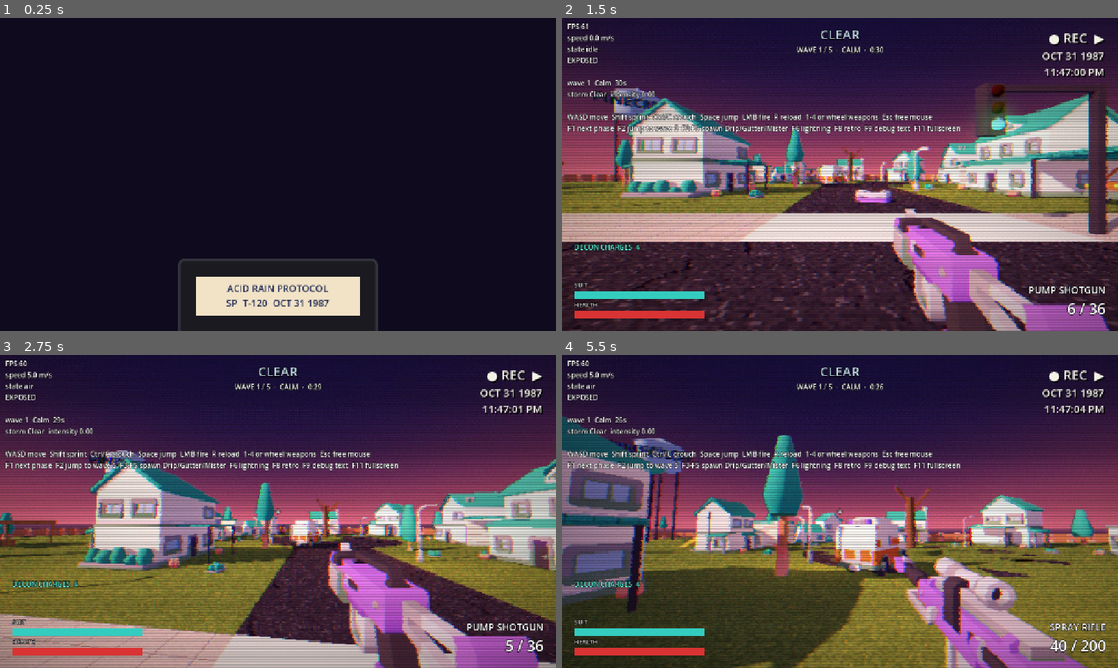
Above: before the commit, frames 1-4 (two rows, left to right).
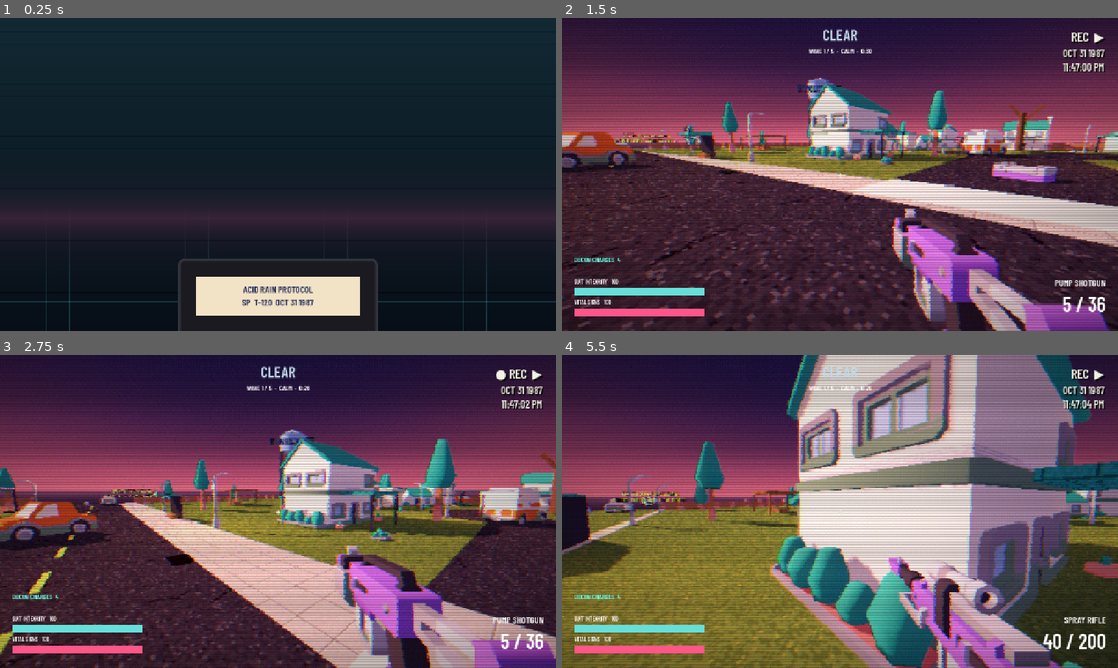
Above: after the commit, the same moments.

Repository: SamuelGrady/fallout-forecast
Game: Godot game, scene res://ui/title.tscn
Two runs of this game, one before a commit and one after it. Both use one fixed random seed, a clock stepped at 60 frames per second and the inputs below. Sound files missing from this copy of the repository are replaced by a short silence.
Inputs (mouse positions are in pixels of both pictures, inside the frame that each line leads up to):
- Up to frame 1 (0.25 s): no input
- Up to frame 2 (1.5 s): tap Enter at 0.5 s; move the mouse to (962, 158) at 0.52 s; hold D (move_right) 0.53-1.25 s; hold Ctrl (crouch) 0.53-1.25 s; click (962, 158) at 0.67 s; tap Space (jump) at 0.77 s; click (840, 187) at 1.25 s, where only the run before the commit has a clickable "PLAY"
- Up to frame 3 (2.75 s): move the mouse to (250, 511) at 2.02 s; hold W (move_forward) from 2.03 s (still down); click (250, 511) at 2.1 s; tap Space (jump) at 2.27 s
- Up to frame 4 (5.5 s): keep holding W (move_forward); move the mouse to (851, 505) at 2.77 s; hold E (interact) 2.78-3.53 s; move the mouse to (834, 517) at 3.52 s; tap Shift (sprint) at 3.6 s; tap Space (jump) at 3.77, 4.52, 5.27 s; move the mouse to (878, 514) at 4.27 s; tap T (use_item) at 4.35 s; tap R (reload) at 4.9 s; move the mouse to (795, 508) at 5.02 s; tap Mouse wheel down (weapon_next) at 5.1 s

The runs differ from the first frame. In frame 1, 29% of the frame differs, in the area x 0-100%, y 0-100%; in frame 2, 62%; in frame 3, 77%; in frame 4, 86%.

Commit message:
Style menus and HUD with bundled broadcast typography

Diff:
--- a/retro/retro_screen.gd
+++ b/retro/retro_screen.gd
@@ -34,6 +34,8 @@
 	get_tree().node_added.connect(_on_node_added)
 	_convert_tree.call_deferred(get_tree().root)
 	_apply_enabled()
+	rec.add_theme_font_override("font", BroadcastUI.FONT)
+	stamp.add_theme_font_override("font", BroadcastUI.FONT)
 
 
 func _unhandled_input(event: InputEvent) -> void:
--- /dev/null
+++ b/ui/broadcast_ui.gd
@@ -0,0 +1,76 @@
+class_name BroadcastUI
+extends RefCounted
+
+const FONT := preload("res://assets/fonts/BarlowCondensed-SemiBold.ttf")
+const INK := Color("#0c1422")
+const PAPER := Color("#e8e9d5")
+const CYAN := Color("#66dfda")
+const PINK := Color("#ff5689")
+
+static func panel(color := INK, accent := CYAN) -> StyleBoxFlat:
+	var style := StyleBoxFlat.new()
+	style.bg_color = color
+	style.border_color = accent
+	style.border_width_left = 3
+	style.set_content_margin_all(18)
+	return style
+
+static func theme() -> Theme:
+	var result := Theme.new()
+	result.default_font = FONT
+	result.default_font_size = 22
+	result.set_color("font_color", "Label", PAPER)
+	for state in ["normal", "hover", "pressed", "focus"]:
+		var style := panel(Color("#182837") if state == "normal" else Color("#274452"))
+		style.border_width_left = 4
+		result.set_stylebox(state, "Button", style)
+	result.set_color("font_color", "Button", PAPER)
+	result.set_color("font_hover_color", "Button", CYAN)
+	result.set_font_size("font_size", "Button", 26)
+	result.set_stylebox("panel", "PanelContainer", panel())
+	result.set_stylebox("slider", "HSlider", panel(Color("#263747"), Color("#263747")))
+	result.set_stylebox("grabber_area", "HSlider", panel(CYAN, CYAN))
+	return result
+
+static func apply(node: Node) -> void:
+	if node is Control:
+		node.theme = theme()
+		node.mouse_filter = Control.MOUSE_FILTER_IGNORE if node is Label else node.mouse_filter
+	for child in node.get_children():
+		apply(child)
+	if node is Label:
+		node.add_theme_constant_override("outline_size", 0)
+		node.add_theme_font_override("font", FONT)
+	if node is ProgressBar:
+		bar(node, CYAN)
+
+static func bar(control: ProgressBar, color: Color) -> void:
+	var background := panel(Color("#142331"), Color("#314655"))
+	background.border_width_left = 0
+	background.set_content_margin_all(0)
+	var fill := background.duplicate()
+	fill.bg_color = color
+	control.add_theme_stylebox_override("background", background)
+	control.add_theme_stylebox_override("fill", fill)
+
+static func backdrop(parent: Control) -> void:
+	var background := ColorRect.new()
+	background.set_anchors_and_offsets_preset(Control.PRESET_FULL_RECT)
+	background.mouse_filter = Control.MOUSE_FILTER_IGNORE
+	var material := ShaderMaterial.new()
+	var shader := Shader.new()
+	shader.code = """shader_type canvas_item;
+void fragment() {
+	vec2 uv = UV;
+	vec3 base = mix(vec3(.025,.055,.09), vec3(.07,.16,.20), 1.0-uv.y);
+	float horizon = exp(-abs(uv.y-.64)*16.0);
+	base += vec3(.18,.045,.09)*horizon;
+	float lines = step(.97,fract(uv.y*180.0))*.025;
+	float grid = step(.985,fract(uv.x*24.0)) + step(.98,fract(uv.y*32.0));
+	base += vec3(.06,.16,.17)*grid*smoothstep(.55,1.0,uv.y);
+	COLOR = vec4(base-lines,1.0);
+}"""
+	material.shader = shader
+	background.material = material
+	parent.add_child(background)
+	parent.move_child(background, 0)
--- a/ui/debug_hud.gd
+++ b/ui/debug_hud.gd
@@ -3,6 +3,10 @@
 ## F9 toggles it.
 
 @onready var info: Label = $Info
+
+
+func _ready() -> void:
+	visible = false
 
 
 func _unhandled_input(event: InputEvent) -> void:
--- a/ui/hud.gd
+++ b/ui/hud.gd
@@ -77,12 +77,12 @@
 	_decon.position = Vector2(28, 0)
 	_decon.set_anchors_and_offsets_preset(Control.PRESET_BOTTOM_LEFT)
 	_decon.offset_left = 28
-	_decon.offset_top = -205
+	_decon.offset_top = -174
 	_style(_decon, 16, Color(0.4, 1, 0.9))
 	add_child(_decon)
 	_tarp.set_anchors_and_offsets_preset(Control.PRESET_BOTTOM_LEFT)
 	_tarp.offset_left = 28
-	_tarp.offset_top = -228
+	_tarp.offset_top = -200
 	_style(_tarp, 16, Color(0.6, 0.8, 1))
 	add_child(_tarp)
 
@@ -116,6 +116,24 @@
 	var fill := StyleBoxFlat.new(); fill.bg_color = Color("8FD65A")
 	_boss_bar.add_theme_stylebox_override("fill", fill)
 	add_child(_boss_bar)
+	for child in get_children():
+		BroadcastUI.apply(child)
+	BroadcastUI.bar(health_bar, BroadcastUI.PINK)
+	BroadcastUI.bar(_boss_bar, Color("#b8e56d"))
+	for box in [$BottomLeft, $BottomRight, $TopCenter]:
+		var backing := Panel.new()
+		backing.mouse_filter = Control.MOUSE_FILTER_IGNORE
+		backing.set_anchors_and_offsets_preset(Control.PRESET_FULL_RECT)
+		backing.offset_left = -14
+		backing.offset_top = -10
+		backing.offset_right = 14
+		backing.offset_bottom = 10
+		backing.add_theme_stylebox_override("panel", BroadcastUI.panel(Color(0.03, 0.06, 0.1, 0.86)))
+		box.add_child(backing)
+		backing.show_behind_parent = true
+		box.add_theme_constant_override("separation", 6)
+	storm_label.add_theme_font_size_override("font_size", 36)
+	ammo_label.add_theme_font_size_override("font_size", 48)
 
 
 func _style(l: Label, size: int, color: Color) -> void:
@@ -185,6 +203,8 @@
 		_banner_left -= get_process_delta_time()
 		_banner.visible = _banner_left > 0.0
 	suit_bar.value = _num(player, "suit_integrity", 100.0)
+	$BottomLeft/SuitText.text = "SUIT INTEGRITY   %03d" % int(suit_bar.value)
+	$BottomLeft/HealthText.text = "VITAL SIGNS   %03d" % int(health_bar.value)
 	var exposed_in_rain: bool = player.get("exposed") != false and WeatherManager.is_raining()
 	exposed_label.visible = exposed_in_rain
 	if exposed_in_rain:
@@ -211,6 +231,7 @@
 		if not _cards.has(other):
 			var card := TeammateCard.instantiate()
 			teammates.add_child(card)
+			BroadcastUI.apply(card)
 			_cards[other] = card
 		var c: Control = _cards[other]
 		var display = other.get("display_name")
--- a/ui/results.gd
+++ b/ui/results.gd
@@ -7,12 +7,15 @@
 
 
 func _ready() -> void:
+	theme = BroadcastUI.theme()
 	Input.mouse_mode = Input.MOUSE_MODE_VISIBLE
 	set_anchors_preset(Control.PRESET_FULL_RECT)
 	var bg := ColorRect.new()
 	bg.color = Color("100A1E")
 	bg.set_anchors_preset(Control.PRESET_FULL_RECT)
 	add_child(bg)
+	BroadcastUI.backdrop(self)
+	bg.queue_free()
 	var r: Dictionary = GameManager.last_results
 	var won: bool = r.get("won", false)
 	var box := VBoxContainer.new()
@@ -20,12 +23,16 @@
 	box.grow_horizontal = Control.GROW_DIRECTION_BOTH
 	box.grow_vertical = Control.GROW_DIRECTION_BOTH
 	box.alignment = BoxContainer.ALIGNMENT_CENTER
-	box.add_theme_constant_override("separation", 14)
+	box.add_theme_constant_override("separation", 26)
+	box.offset_left = -520
+	box.offset_right = 520
+	box.offset_top = -210
 	add_child(box)
 	_label(box, "PINECREST IS SAFE" if won else "PINECREST IS LOST", 60, Color("8FD65A") if won else Color("FF3EA5"))
 	_label(box, "WAVES SURVIVED: %d / %d" % [int(r.get("waves", 0)), WeatherManager.FINAL_WAVE], 28, Color("F2E3C6"))
 	var grid := GridContainer.new()
 	grid.columns = 5
+	grid.size_flags_horizontal = Control.SIZE_SHRINK_CENTER
 	grid.add_theme_constant_override("h_separation", 36)
 	grid.add_theme_constant_override("v_separation", 8)
 	box.add_child(grid)
@@ -56,7 +63,7 @@
 	l.add_theme_font_size_override("font_size", size)
 	l.add_theme_color_override("font_color", color)
 	l.add_theme_color_override("font_outline_color", Color.BLACK)
-	l.add_theme_constant_override("outline_size", 6)
+	l.add_theme_constant_override("outline_size", 0)
 	parent.add_child(l)
 
 
--- a/ui/slot_reel.gd
+++ b/ui/slot_reel.gd
@@ -22,6 +22,7 @@
 	layer = 2
 	_table = load("res://game/mutation_table.tres")
 	_build()
+	BroadcastUI.apply(_panel)
 	_panel.visible = false
 	var roll: Node = GameManager.mutations
 	roll.roll_started.connect(_on_started)
@@ -39,8 +40,9 @@
 	var sb := StyleBoxFlat.new()
 	sb.bg_color = Color(0.08, 0.05, 0.15, 0.85)
 	sb.border_color = Color("FF3EA5")
-	sb.set_border_width_all(4)
-	sb.set_corner_radius_all(10)
+	sb.set_border_width_all(1)
+	sb.border_width_top = 4
+	sb.set_corner_radius_all(0)
 	sb.set_content_margin_all(18)
 	_panel.add_theme_stylebox_override("panel", sb)
 	add_child(_panel)
@@ -58,7 +60,7 @@
 	for i in 3:
 		var cell := PanelContainer.new()
 		var cs := StyleBoxFlat.new()
-		cs.bg_color = Color(0.95, 0.92, 0.85)
+		cs.bg_color = Color("#142b38")
 		cs.set_corner_radius_all(6)
 		cs.set_content_margin_all(10)
 		cell.add_theme_stylebox_override("panel", cs)
@@ -109,7 +111,7 @@
 func _show(i: int, id: String) -> void:
 	var e := _table.get_entry(id)
 	_reels[i].text = e.display_name.to_upper()
-	_reels[i].add_theme_color_override("font_color", e.color.darkened(0.35))
+	_reels[i].add_theme_color_override("font_color", e.color.lightened(0.25))
 
 
 func _on_started() -> void:
--- a/ui/title.gd
+++ b/ui/title.gd
@@ -15,12 +15,16 @@
 
 
 func _ready() -> void:
+	theme = BroadcastUI.theme()
 	Input.mouse_mode = Input.MOUSE_MODE_VISIBLE
 	set_anchors_preset(Control.PRESET_FULL_RECT)
 	var bg := ColorRect.new()
 	bg.color = Color("100A1E")
 	bg.set_anchors_preset(Control.PRESET_FULL_RECT)
 	add_child(bg)
+
+	BroadcastUI.backdrop(self)
+	bg.queue_free()
 
 	# The tape.
 	_tape.size = Vector2(460, 260)
@@ -59,18 +63,18 @@
 	_logo.horizontal_alignment = HORIZONTAL_ALIGNMENT_CENTER
 	_logo.set_anchors_and_offsets_preset(Control.PRESET_CENTER_TOP)
 	_logo.grow_horizontal = Control.GROW_DIRECTION_BOTH
-	_logo.offset_top = 70
-	_logo.add_theme_font_size_override("font_size", 84)
+	_logo.offset_top = 82
+	_logo.add_theme_font_size_override("font_size", 80)
 	_logo.add_theme_color_override("font_color", Color("FF3EA5"))
 	_logo.add_theme_color_override("font_outline_color", Color("2EE6E6"))
-	_logo.add_theme_constant_override("outline_size", 10)
+	_logo.add_theme_constant_override("outline_size", 0)
 	_logo.modulate.a = 0.0
 	add_child(_logo)
 	_sub.text = "PINECREST HEALTH DEPT.  ·  EMERGENCY BROADCAST"
 	_sub.horizontal_alignment = HORIZONTAL_ALIGNMENT_CENTER
 	_sub.set_anchors_and_offsets_preset(Control.PRESET_CENTER_TOP)
 	_sub.grow_horizontal = Control.GROW_DIRECTION_BOTH
-	_sub.offset_top = 290
+	_sub.offset_top = 286
 	_sub.add_theme_font_size_override("font_size", 20)
 	_sub.add_theme_color_override("font_color", Color("8FD65A"))
 	_sub.modulate.a = 0.0
@@ -79,7 +83,13 @@
 	_menu.set_anchors_and_offsets_preset(Control.PRESET_CENTER)
 	_menu.grow_horizontal = Control.GROW_DIRECTION_BOTH
 	_menu.grow_vertical = Control.GROW_DIRECTION_BOTH
-	_menu.offset_top = 190
+	_menu.offset_left = -190
+	_menu.offset_right = 190
+	_menu.anchor_top = 0.0
+	_menu.anchor_bottom = 0.0
+	_menu.grow_vertical = Control.GROW_DIRECTION_END
+	_menu.offset_top = 365
+	_menu.offset_bottom = 365
 	_menu.add_theme_constant_override("separation", 14)
 	_menu.modulate.a = 0.0
 	add_child(_menu)
@@ -90,7 +100,13 @@
 	_settings.set_anchors_and_offsets_preset(Control.PRESET_CENTER)
 	_settings.grow_horizontal = Control.GROW_DIRECTION_BOTH
 	_settings.grow_vertical = Control.GROW_DIRECTION_BOTH
-	_settings.offset_top = 190
+	_settings.offset_left = -220
+	_settings.offset_right = 220
+	_settings.anchor_top = 0.0
+	_settings.anchor_bottom = 0.0
+	_settings.grow_vertical = Control.GROW_DIRECTION_END
+	_settings.offset_top = 350
+	_settings.offset_bottom = 350
 	_settings.add_theme_constant_override("separation", 10)
 	_settings.visible = false
 	add_child(_settings)
@@ -103,6 +119,7 @@
 	_style_button(retro)
 	_settings.add_child(retro)
 	_button(_settings, "BACK", _on_back)
+	_menu.get_child(0).grab_focus()
 
 
 func _process(delta: float) -> void:
@@ -141,20 +158,8 @@
 
 
 func _style_button(b: Control) -> void:
+	b.theme = BroadcastUI.theme()
 	b.add_theme_font_size_override("font_size", 26)
-	b.add_theme_color_override("font_color", Color("F2E3C6"))
-	b.add_theme_color_override("font_hover_color", Color("2EE6E6"))
-	var normal := StyleBoxFlat.new()
-	normal.bg_color = Color(0.12, 0.08, 0.22, 0.9)
-	normal.border_color = Color("FF3EA5")
-	normal.set_border_width_all(3)
-	normal.set_corner_radius_all(6)
-	var hover := normal.duplicate()
-	hover.border_color = Color("2EE6E6")
-	b.add_theme_stylebox_override("normal", normal)
-	b.add_theme_stylebox_override("hover", hover)
-	b.add_theme_stylebox_override("pressed", hover)
-	b.add_theme_stylebox_override("focus", hover)
 
 
 func _slider(parent: Control, label: String, lo: float, hi: float, value: float, on_change: Callable) -> void:
Binary file added: assets/fonts/BarlowCondensed-SemiBold.ttf
Not shown, added: assets/fonts/BarlowCondensed-SemiBold.ttf.import
Not shown, added: assets/fonts/OFL.txt
Not shown, added: ui/broadcast_ui.gd.uid
Not shown, changed: docs/design-doc.md
